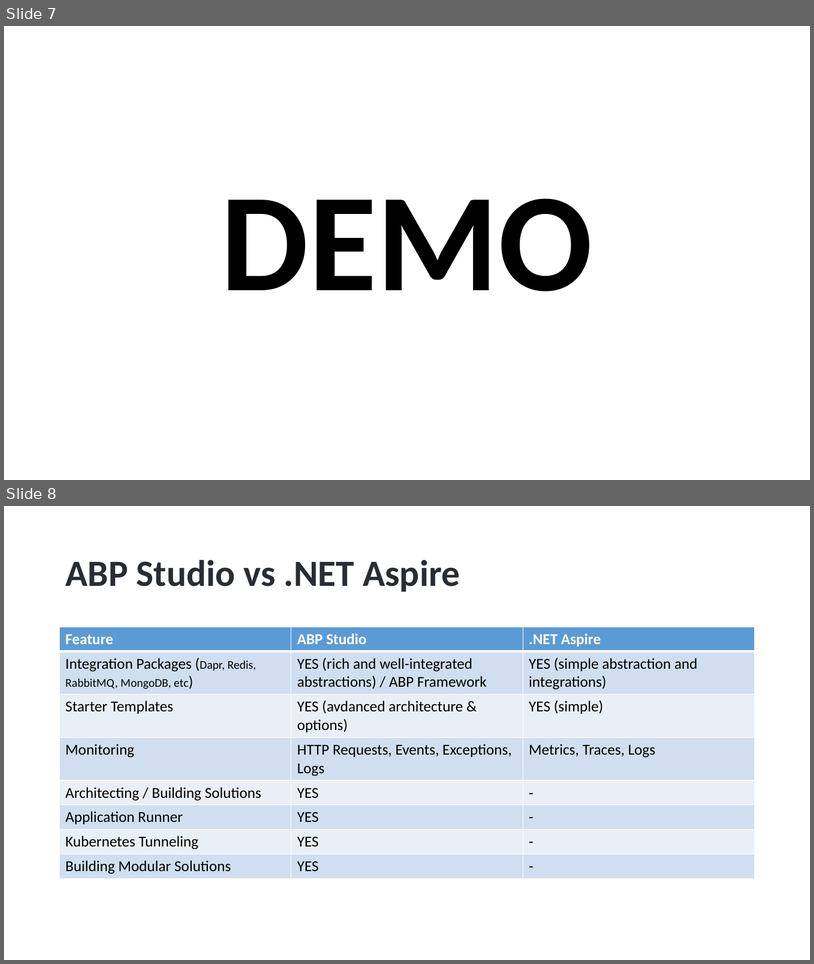
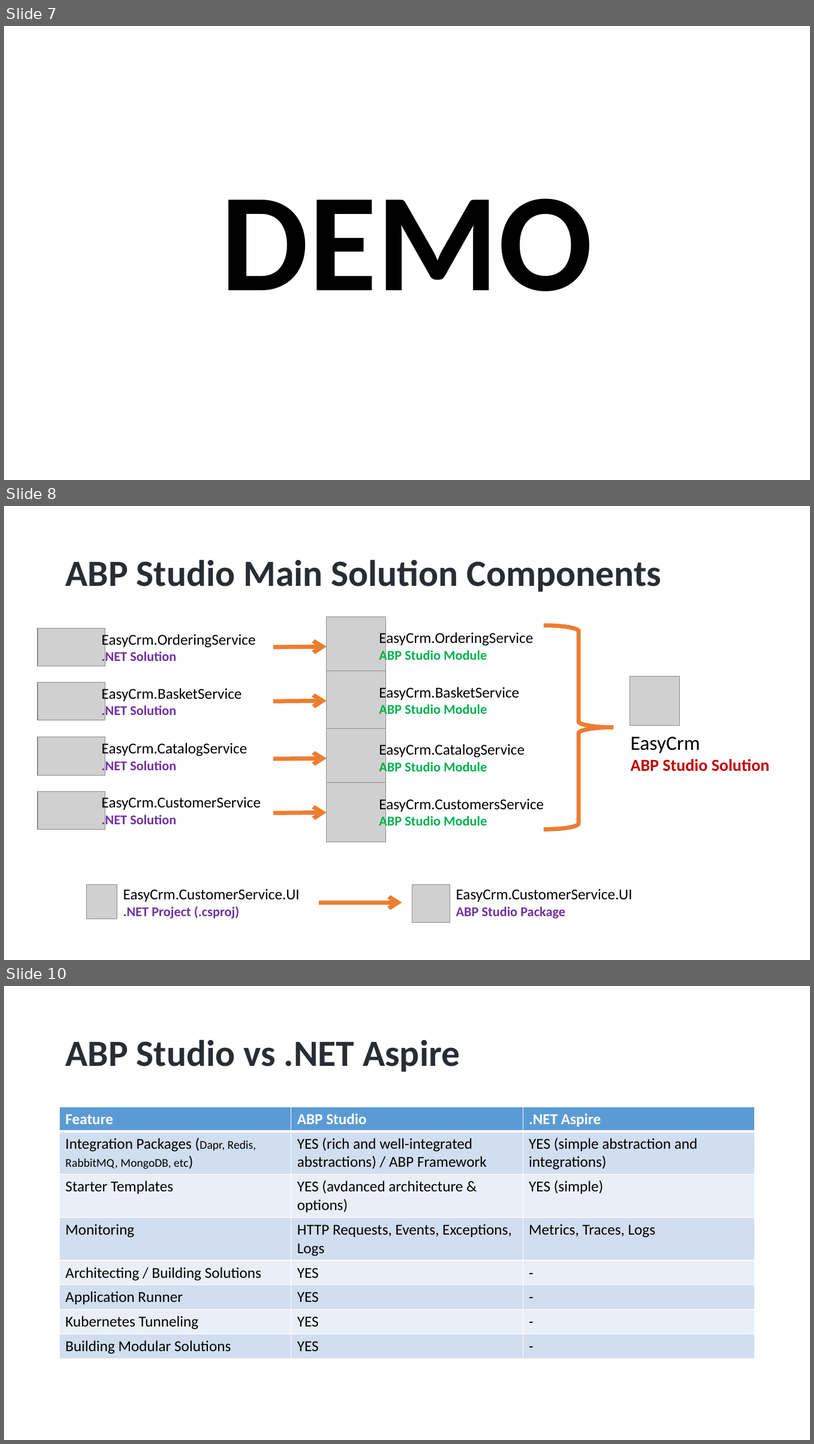
Before and after one commit to hikalkan/presentations, a slide deck: 2024-08-15 ABP Community Talks 2024.4/ABP Studio - The Missing Tool for Dotnet Developers.pptx. Shown one above the other, each under a label of ours: slides 7 and 8 before the commit, slides 7, 8 and 10 after it; the slides between them are not shown. The pictures are 814x964 and 814x1444 pixels, drawn with LibreOffice and Linux fonts; fonts in the diff are those of the drawing; grey boxes stand for pictures; background and template pictures are left out. Boxes give left, top, right and bottom in pixels: in the first picture for what was removed or moved away, otherwise in the second. Text is boxed around its words. In the diff, an @@ line names an element or a change of style, - is before the commit and + after.

```diff
--- a/2024-08-15 ABP Community Talks 2024.4/ABP Studio - The Missing Tool for Dotnet Developers.pptx
+++ b/2024-08-15 ABP Community Talks 2024.4/ABP Studio - The Missing Tool for Dotnet Developers.pptx
@@ slide 8 added at [4,506,810,960], background picture (left out) @@
@@ title added at [65,559,662,592], 44 pt, text #292D33, bold @@
+ABP Studio Main Solution Components
@@ picture added at [38,628,105,666] @@
@@ picture added at [326,617,386,676] @@
@@ text added at [379,631,533,663], 18 pt, text #000000 @@
+EasyCrm.OrderingService
+ABP Studio Module
@@ right brace added at [544,625,614,829], outline #ED7D31 5 pt @@
@@ text added at [102,632,256,664], 18 pt, text #000000 @@
+EasyCrm.OrderingService
+.NET Solution
@@ arrow added from (273, 647) to (326, 646), #ED7D31 5 pt @@
@@ picture added at [38,682,105,720] @@
@@ picture added at [326,671,386,730] @@
@@ text added at [379,685,519,717], 18 pt, text #000000 @@
+EasyCrm.BasketService
+ABP Studio Module
@@ picture added at [630,676,680,726] @@
@@ text added at [102,686,242,718], 18 pt, text #000000 @@
+EasyCrm.BasketService
+.NET Solution
@@ arrow added from (273, 702) to (326, 701), #ED7D31 5 pt @@
@@ picture added at [38,737,105,775] @@
@@ picture added at [326,729,386,788] @@
@@ text added at [631,736,770,771], 20 pt, text #C00000, bold @@
+EasyCrm
+ABP Studio Solution
@@ text added at [102,741,248,774], 18 pt, text #000000 @@
+EasyCrm.CatalogService
+.NET Solution
@@ text added at [379,742,525,775], 18 pt, text #000000 @@
+EasyCrm.CatalogService
+ABP Studio Module
@@ arrow added from (273, 759) to (326, 758), #ED7D31 5 pt @@
@@ picture added at [38,791,105,829] @@
@@ picture added at [326,783,386,842] @@
@@ text added at [102,795,261,828], 18 pt, text #000000 @@
+EasyCrm.CustomerService
+.NET Solution
@@ text added at [379,796,544,829], 18 pt, text #000000 @@
+EasyCrm.CustomersService
+ABP Studio Module
@@ arrow added from (273, 813) to (326, 812), #ED7D31 5 pt @@
@@ picture added at [87,885,118,919] @@
@@ text added at [123,888,300,918], 18 pt, text #000000 @@
+EasyCrm.CustomerService.UI
+.NET Project (.csproj)
@@ picture added at [413,885,450,923] @@
@@ text added at [456,888,633,918], 18 pt, text #000000 @@
+EasyCrm.CustomerService.UI
+ABP Studio Package
@@ arrow added from (318, 902) to (402, 902), #ED7D31 5 pt @@
@@ what was slide 8 is now slide 10 @@
```
Also in this commit, not shown: 1 other slide added.
